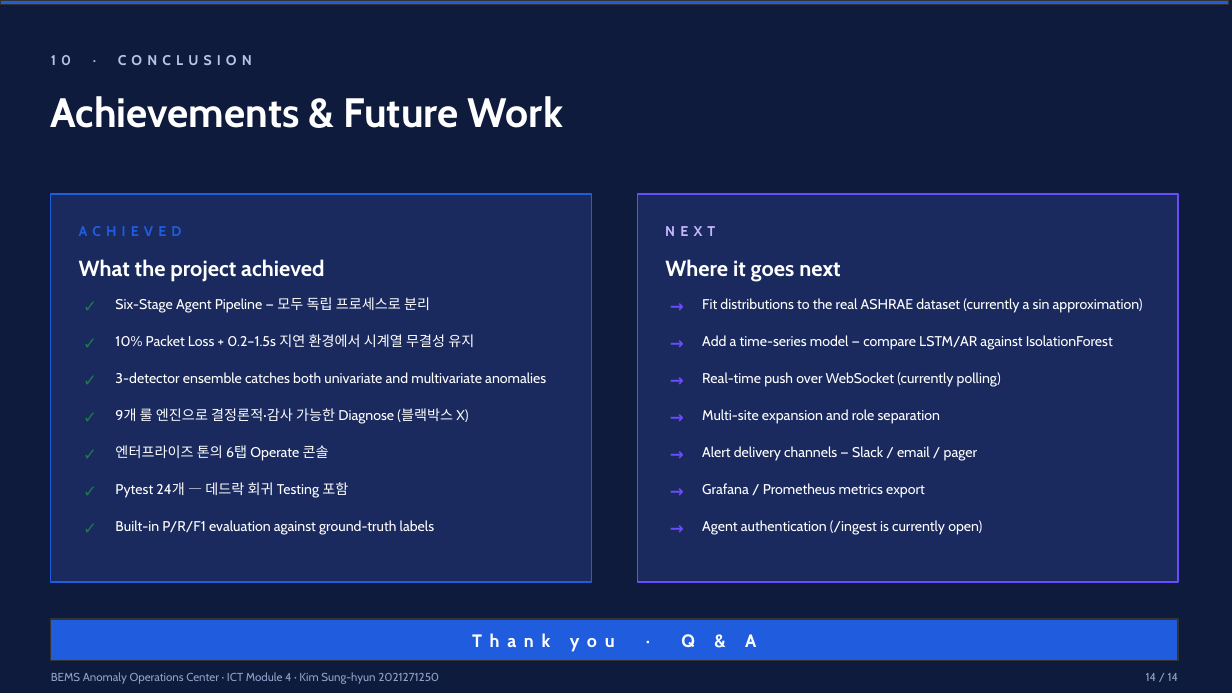
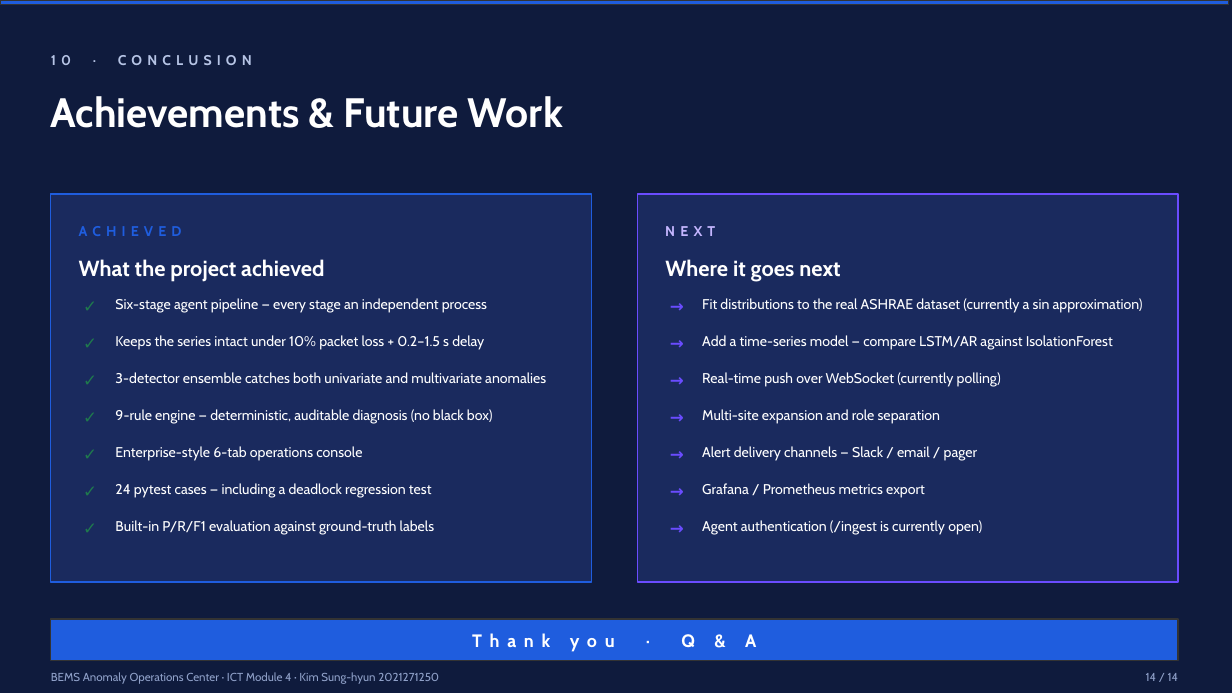
Before and after one commit to SungHyunC/BEMS-Anomaly-Operations-Center, a slide deck: slide 14 of BEMS_Presentation_EN.pptx. Drawn at 1232x693 pixels with LibreOffice and Linux fonts; fonts in the diff are those of the drawing. Boxes give left, top, right and bottom in pixels: in the first picture for what was removed or moved away, otherwise in the second. Text is boxed around its words. In the diff, an @@ line names an element or a change of style, - is before the commit and + after.

```diff
--- a/BEMS_Presentation_EN.pptx
+++ b/BEMS_Presentation_EN.pptx
@@ text at box(115, 298, 487, 313): text changed @@
-Six-Stage Agent Pipeline — 모두 독립 프로세스로 분리
+Six-stage agent pipeline — every stage an independent process
@@ text at box(115, 335, 484, 350): text changed @@
-10% Packet Loss + 0.2–1.5s 지연 환경에서 시계열 무결성 유지
+Keeps the series intact under 10% packet loss + 0.2–1.5 s delay
@@ text at box(115, 409, 493, 424): text changed @@
-9개 룰 엔진으로 결정론적·감사 가능한 Diagnose (블랙박스 X)
+9-rule engine — deterministic, auditable diagnosis (no black box)
@@ text at box(115, 446, 362, 461): text changed @@
-엔터프라이즈 톤의 6탭 Operate 콘솔
+Enterprise-style 6-tab operations console
@@ text at box(115, 483, 432, 498): text changed @@
-Pytest 24개 — 데드락 회귀 Testing 포함
+24 pytest cases — including a deadlock regression test
```
Also in this commit, not shown: 6 other slides changed, 1 other file.
